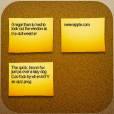
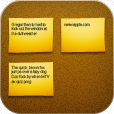
Layer changes from the first (114, 114) image to the second:
pixels changed over <box>0,0,114,114</box> (layer not identified)
